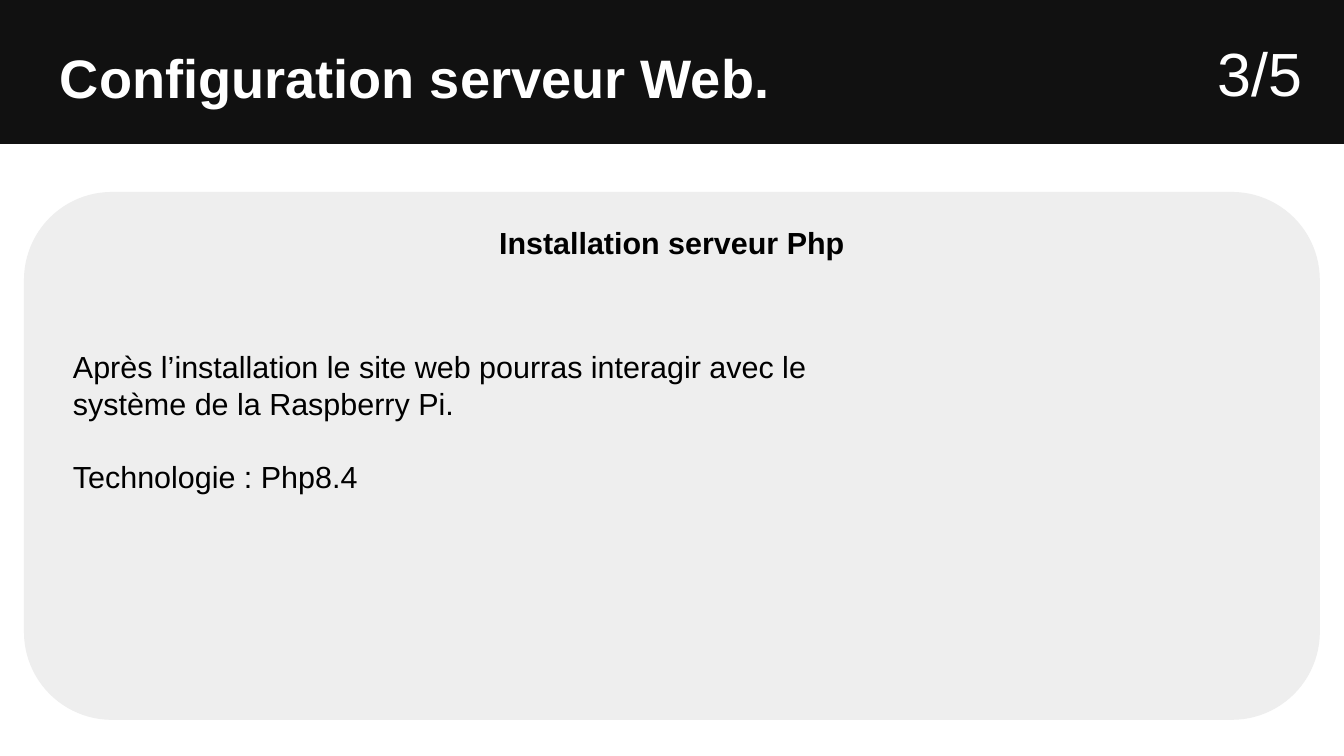
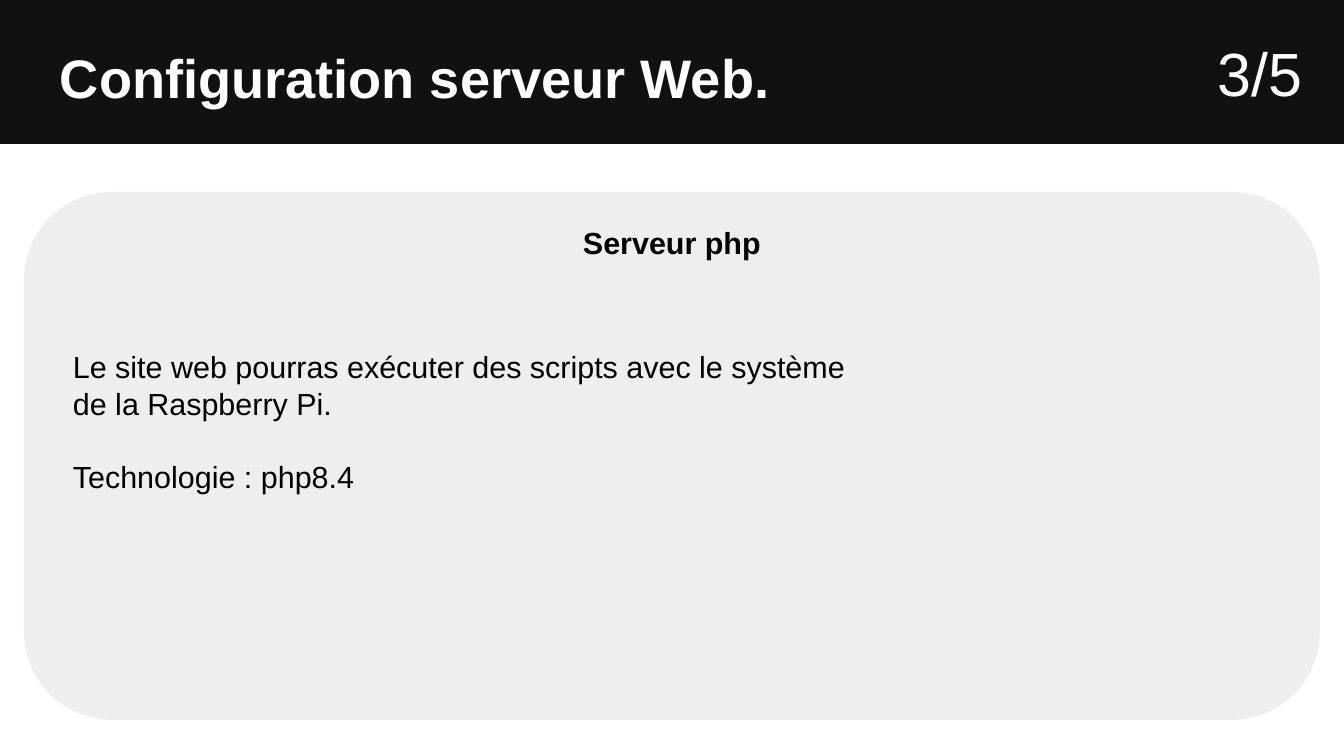
Before and after one commit to Sauvage89/sechoir-houblon, a slide deck: slide 24 of doc/diaporama/revu2/revu2_sauvage.odp (slide 22 before the commit). Drawn at 1344x756 pixels with LibreOffice and Linux fonts; fonts in the diff are those of the drawing. Boxes give left, top, right and bottom in pixels: in the first picture for what was removed or moved away, otherwise in the second. Text is boxed around its words. In the diff, an @@ line names an element or a change of style, - is before the commit and + after.

```diff
--- a/doc/diaporama/revu2/revu2_sauvage.odp
+++ b/doc/diaporama/revu2/revu2_sauvage.odp
@@ text in rounded rectangle at bbox=[583, 232, 761, 260]: text changed @@
-Installation serveur Php
+Serveur php
@@ text at bbox=[73, 355, 844, 494]: text changed @@
-Après l’installation le site web pourras interagir avec le système de la Raspberry Pi.
-Technologie : Php8.4
+Le site web pourras exécuter des scripts avec le système de la Raspberry Pi.
+Technologie : php8.4
```
Also in this commit, not shown: 18 other slides changed, 9 slides added, 3 slides removed.
